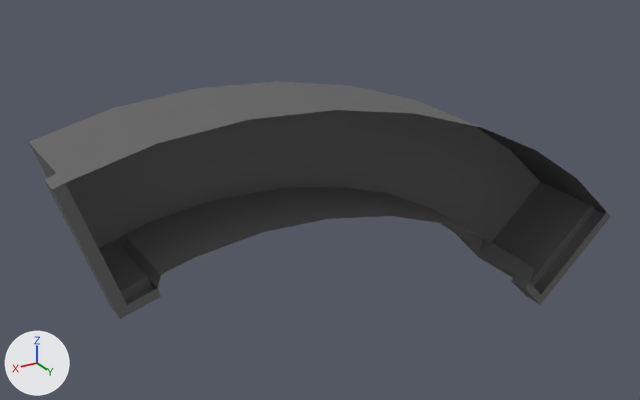
What one commit did to the OBJ model sceneobjs/juqing_yewai_597/juqing_yewai_597_qiangbi.obj.
Rendered twice from a camera (50 mm lens) standing at (1000.0, 1362.0, 678.0) and looking at (81.0, -170.0, -88.0). Every picture has the same lights, and +X, +Y and +Z are marked at lower left. Where no turn or scale is listed for an object, it has been applied to the vertices.

Names of what the first picture shows: 'juqing_yewai_597_qiangbi'.
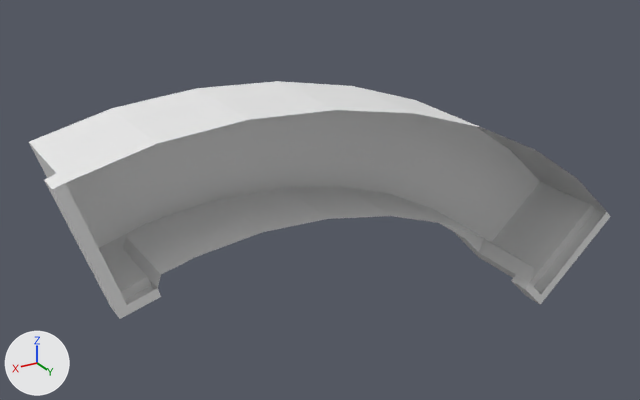
Edits to the bpy script that builds the scene:
```text
Add mat_material_1_1:
    mat_material_1_1 = principled_material('material_1')
    mat_material_1_1.base_color = (0.8, 0.8, 0.8)  # white #e7e7e7
    mat_material_1_1.roughness = 1.0
Change me_juqing_yewai_597_qiangbi:
    where me_juqing_yewai_597_qiangbi.from_pydata(...)  # 76 vertices, 128 faces; spans x -662.0..689.0, y -231.0..2.0, z -423.0..186.0
    remove me_juqing_yewai_597_qiangbi.materials.append(mat_material_1)  # picture img_initialtexture_png
    add me_juqing_yewai_597_qiangbi.materials.append(mat_material_1_1)  # white #e7e7e7
```

What differs and where, as boxes [x1, y1, x2, y2] in the pictures (640 x 400 px):
'juqing_yewai_597_qiangbi', recoloured (black to grey)
    both: [29, 81, 611, 319]
